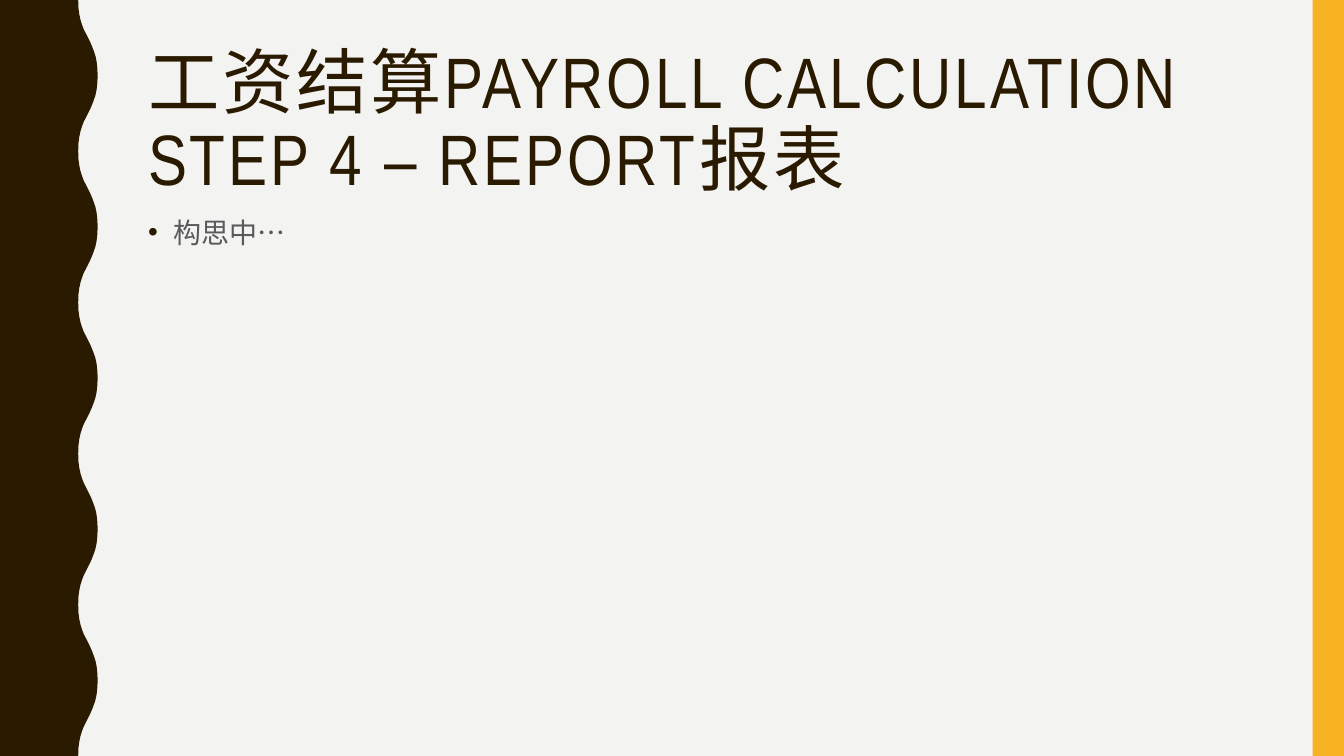
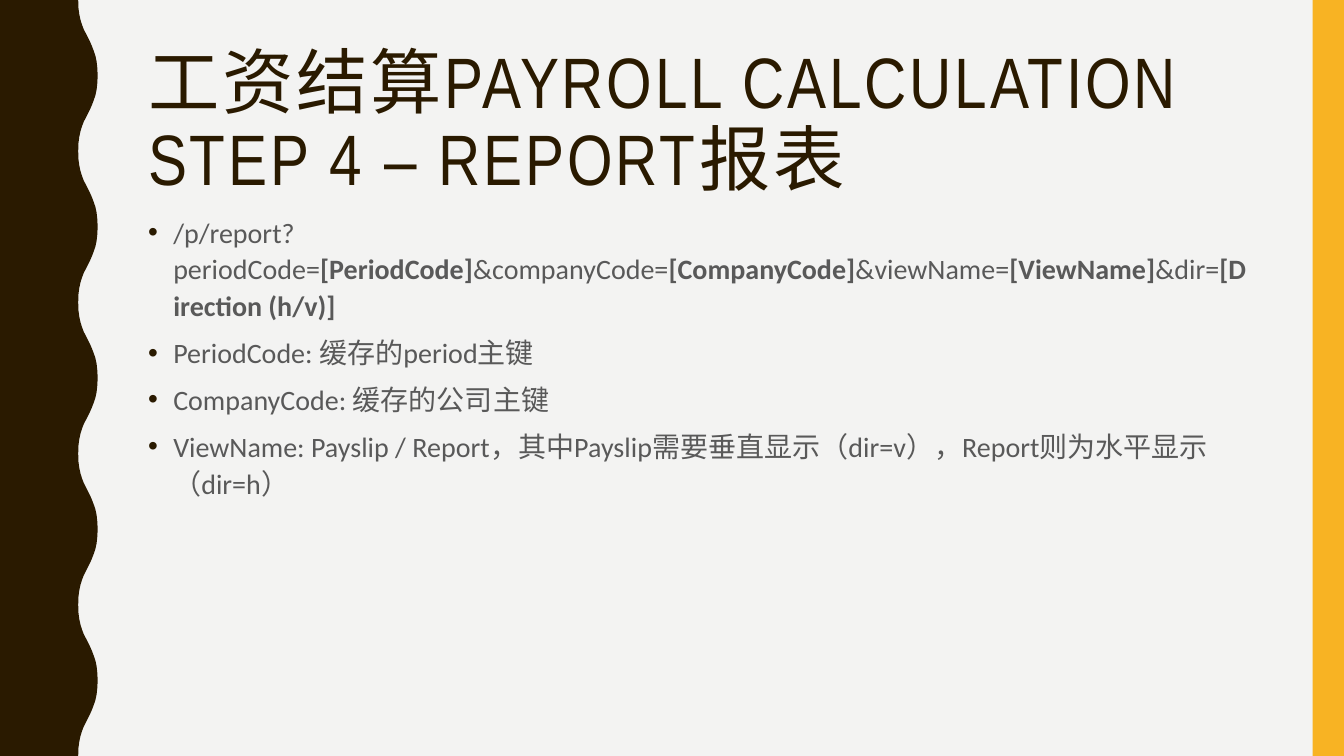
Before and after one commit to payrolls/payrolls.github.io, a slide deck: slide 13 of doc/Payroll Web UI.pptx. Drawn at 1344x756 pixels with LibreOffice and Linux fonts; fonts in the diff are those of the drawing. Boxes give left, top, right and bottom in pixels: in the first picture for what was removed or moved away, otherwise in the second. Text is boxed around its words. In the diff, an @@ line names an element or a change of style, - is before the commit and + after.

Commit message:
Step 3 API updated Step 4 API added

```diff
--- a/doc/Payroll Web UI.pptx
+++ b/doc/Payroll Web UI.pptx
@@ text at box(173, 223, 1246, 497): text changed @@
-• 构思中…
+• /p/report?periodCode=[PeriodCode]&companyCode=[CompanyCode]&viewName=[ViewName]&dir=[Direction (h/v)]
+• PeriodCode: 缓存的period主键
+• CompanyCode: 缓存的公司主键
+• ViewName: Payslip / Report，其中Payslip需要垂直显示（dir=v），Report则为水平显示（dir=h）
```
Also in this commit, not shown: 1 other slide changed, 2 slides added, 1 other file.
